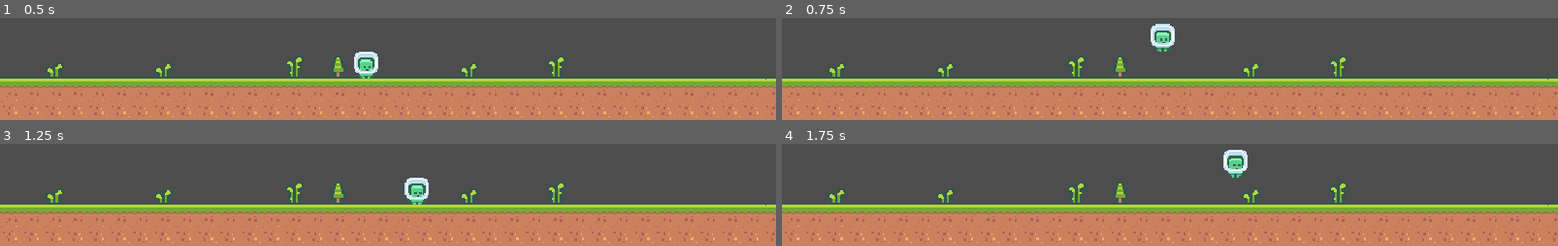
Above: before the commit, frames 1-4 (two rows, left to right).
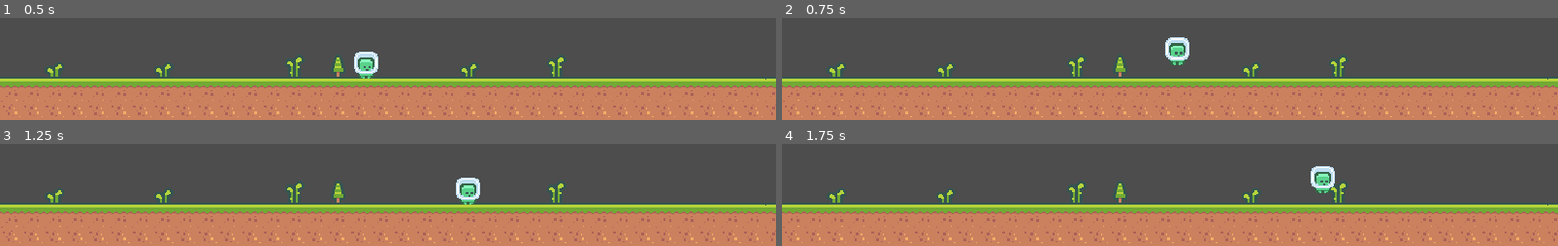
Above: after the commit, the same moments.

Repository: jrenato/pixel_platform
Game: Godot game, scene res://assets/world/World.tscn
Two runs of this game, one before a commit and one after it. Both use one fixed random seed, a clock stepped at 60 frames per second and the inputs below.
Inputs:
- Up to frame 1 (0.5 s): no input
- Up to frame 2 (0.75 s): tap Enter (ui_accept) at 0.5 s; hold Right (ui_right) from 0.53 s (still down); tap Space (ui_select) at 0.6 s
- Up to frame 3 (1.25 s): keep holding Right (ui_right); tap Enter (ui_accept) at 0.77, 0.8, 1.07 s
- Up to frame 4 (1.75 s): keep holding Right (ui_right); tap Enter (ui_accept) at 1.35, 1.52 s; tap Space (ui_select) at 1.55 s

Frame 1 is identical in both runs. In frame 2, 1.3% of the frame differs, in the area x 47-53%, y 5-47%; in frame 3, 1.4%; in frame 4, 1.4%, in the area x 56-72%, y 5-49%.

Commit message:
Improved jump

Diff:
--- a/assets/player/Player.gd
+++ b/assets/player/Player.gd
@@ -1,7 +1,7 @@
 extends CharacterBody2D
 
-const SPEED = 60.0 # 300
-const JUMP_VELOCITY = -150.0 # -400
+const SPEED = 120.0 # 300
+const JUMP_VELOCITY = -200.0 # -400
 
 # Get the gravity from the project settings to be synced with RigidBody nodes.
 var gravity = ProjectSettings.get_setting("physics/2d/default_gravity")
@@ -13,8 +13,12 @@
 		apply_gravity(delta)
 
 	# Handle Jump.
-	if Input.is_action_just_pressed("ui_accept") and is_on_floor():
-		velocity.y = JUMP_VELOCITY
+	if is_on_floor():
+		if Input.is_action_just_pressed("ui_select"):
+			velocity.y = JUMP_VELOCITY
+	else:
+		if Input.is_action_just_released("ui_select") and velocity.y < 0:
+			velocity.y = 0
 
 	# Get the input direction and handle the movement/deceleration.
 	# As good practice, you should replace UI actions with custom gameplay actions.
--- a/assets/world/World.tscn
+++ b/assets/world/World.tscn
@@ -376,7 +376,6 @@
 1:6/0/physics_layer_0/linear_velocity = Vector2(0, 0)
 1:6/0/physics_layer_0/angular_velocity = 0.0
 2:6/0 = 0
-2:6/0/terrain = 1
 2:6/0/physics_layer_0/linear_velocity = Vector2(0, 0)
 2:6/0/physics_layer_0/angular_velocity = 0.0
 2:6/0/physics_layer_0/polygon_0/points = PackedVector2Array(-9, -9, 9, -9, 9, 9, -9, 9)
